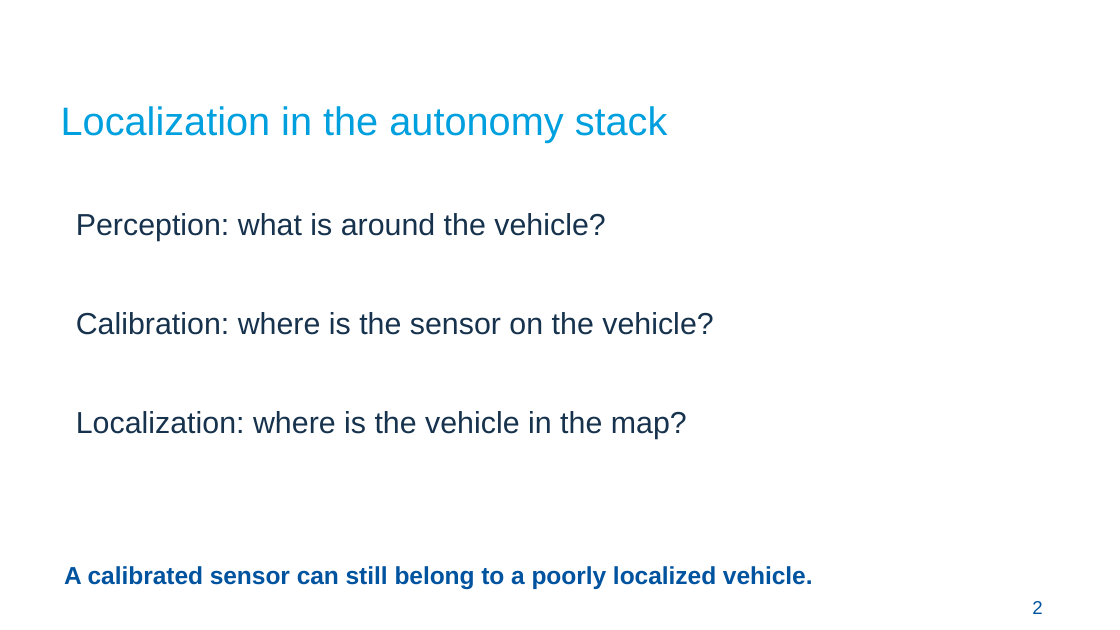
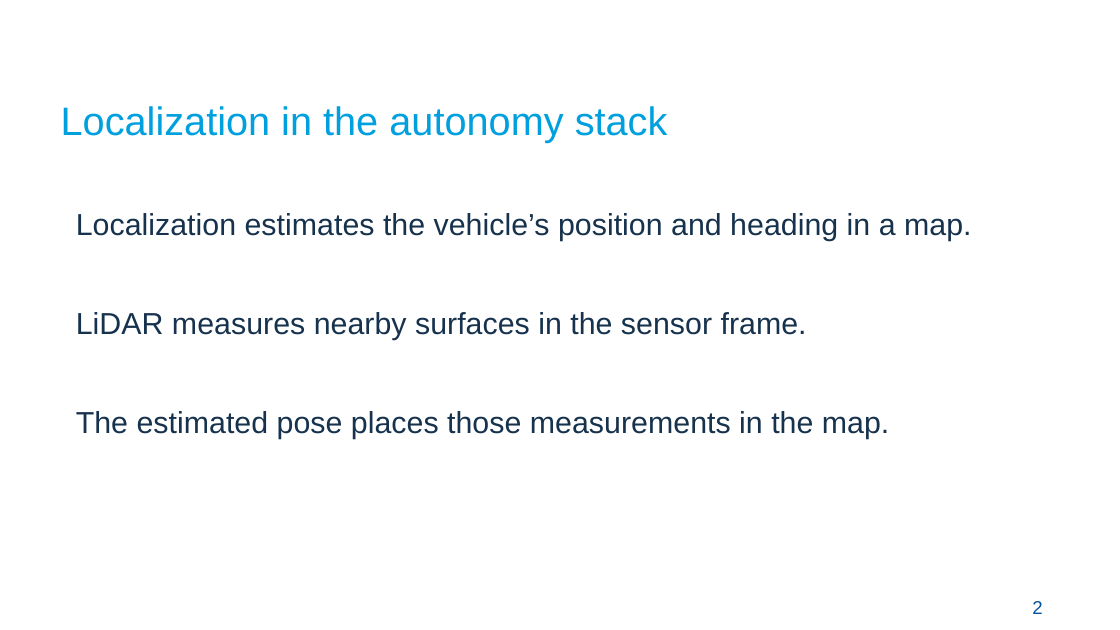
Before and after one commit to Croquembouche/Intro2AV-CourseContent, a slide deck: slide 2 of 2026/Presentations/Lecture 5 Localization for Autonomous Driving.pptx. Drawn at 1120x630 pixels with LibreOffice and Linux fonts; fonts in the diff are those of the drawing; background and template pictures are left out. Boxes give left, top, right and bottom in pixels: in the first picture for what was removed or moved away, otherwise in the second. Text is boxed around its words. In the diff, an @@ line names an element or a change of style, - is before the commit and + after.

Commit message:
Rework localization lecture around algorithm benefits and limitations

```diff
--- a/2026/Presentations/Lecture 5 Localization for Autonomous Driving.pptx
+++ b/2026/Presentations/Lecture 5 Localization for Autonomous Driving.pptx
@@ text at [76,213,972,241]: text changed @@
-Perception: what is around the vehicle?
+Localization estimates the vehicle’s position and heading in a map.
@@ text at [76,312,807,340]: text changed @@
-Calibration: where is the sensor on the vehicle?
+LiDAR measures nearby surfaces in the sensor frame.
@@ text at [76,411,889,439]: text changed @@
-Localization: where is the vehicle in the map?
+The estimated pose places those measurements in the map.
@@ text removed at [64,566,813,589] @@
-A calibrated sensor can still belong to a poorly localized vehicle.
```
Also in this commit, not shown: 21 other slides changed, 13 slides added, 9 slides removed, 8 other files.
